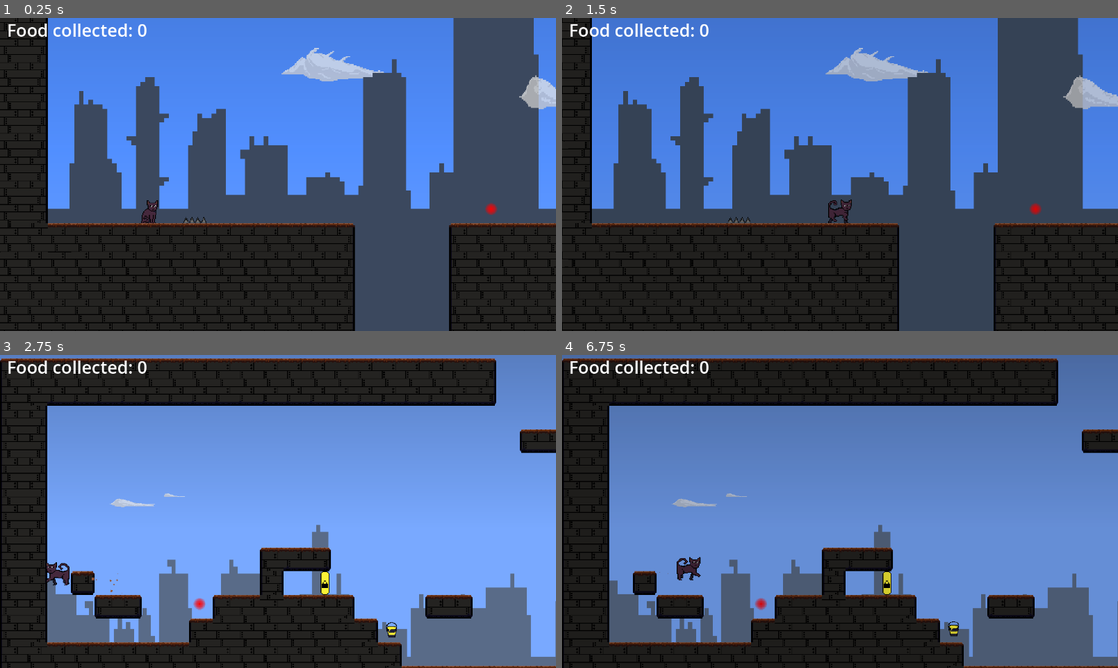
Above: before the commit, frames 1-4 (two rows, left to right).
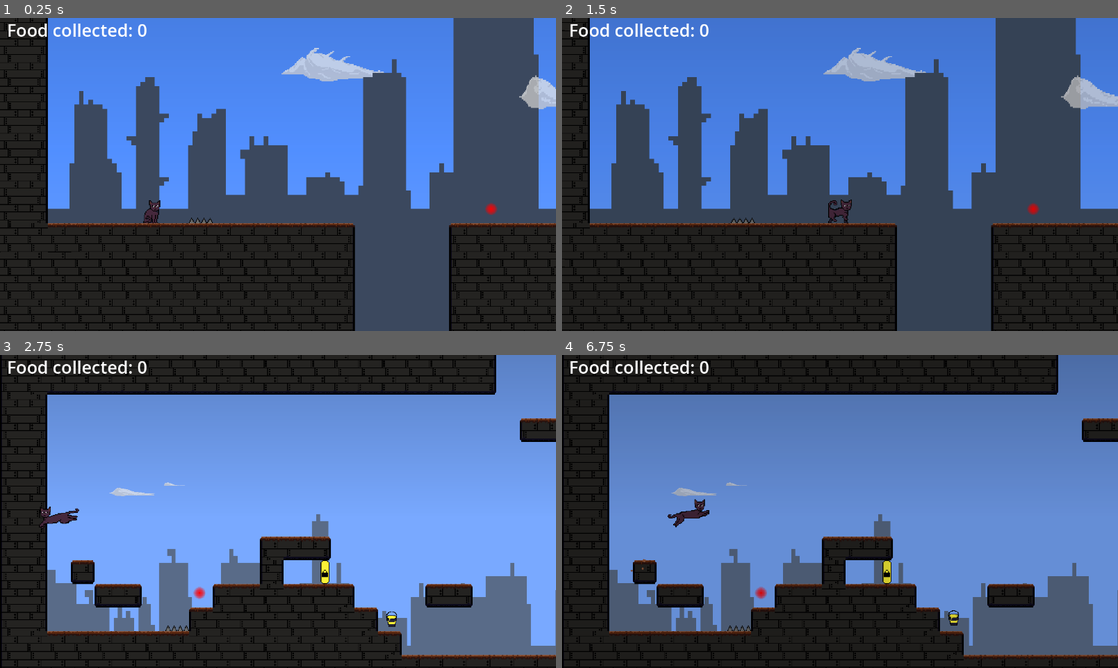
Above: after the commit, the same moments.

Repository: GillianZech/color-cat
Game: Godot game, scene res://Scenes/scene_controller.tscn
The game is run twice, just before and just after one commit, with the same random seed, the same clock (stepped at 60 frames per second) and the same inputs.
Inputs:
- Up to frame 1 (0.25 s): no input
- Up to frame 2 (1.5 s): tap Enter at 0.5 s; hold W (move_up) 0.53-1.28 s; hold D (move_right) from 0.53 s (still down); tap Alt (dev) at 1.35 s
- Up to frame 3 (2.75 s): tap W (move_up) at 1.52, 1.55, 1.82 s; release D (move_right) at 2.03 s; hold A (move_left) from 2.03 s (still down); hold W (move_up) from 2.03 s (still down)
- Up to frame 4 (6.75 s): release W (move_up) at 2.78 s; tap Alt (dev) at 2.85, 4.35, 5.85 s; tap W (move_up) at 3.02, 3.05, 3.32, 4.52, 4.55, 4.82, 6.02, 6.05, 6.32 s; hold W (move_up) 3.53-4.28 s; tap R (restart) at 4.15 s; release A (move_left) at 4.28 s; hold D (move_right) from 4.28 s (still down); hold W (move_up) 5.03-5.78 s; hold W (move_up) from 6.53 s (still down)

The runs differ from the first frame. In frame 1, 0.2% of the frame differs, in the area x 25-39%, y 58-66%; in frame 2, 5.1%; in frame 3, 21%, in the area x 0-100%, y 0-100%; in frame 4, 18%.

Commit message:
Made spikes and simplified level loading

Diff:
--- a/color_cat/Code/CharacterBody2D.gd
+++ b/color_cat/Code/CharacterBody2D.gd
@@ -10,6 +10,7 @@
 var DOORS_LOCKED = true
 var FOOD_COUNT
 var FOOD_APPEARED = false
+var DEAD = false
 
 @onready var ANIM_SPRITE = $CatSprite
 @onready var ANIM_PLAYER = $AnimationPlayer
@@ -76,59 +77,55 @@
 		ANIM_SPRITE.play("fall")
 # Code that runs every frame
 func _physics_process(_delta):
-	_animate()
-
-	# Set x variable of input to right - left
-	INPUT_VECTOR.x = Input.get_action_strength("move_right") - Input.get_action_strength("move_left")
-	INPUT_VECTOR.y = Input.get_action_strength("move_down") - Input.get_action_strength("move_up")
-
-	# adding gravity to y velocity
-	velocity.y += GRAVITY
-
-	if Input.is_action_just_pressed("move_up") and is_on_floor():
-		velocity.y = JUMP_STRENGTH
-		WALK_AUDIO.stop()
-		DUST_PARTICLES.emitting = false
-		JUMP_AUDIO.play()
-		JUMP_AUDIO.pitch_scale = randf_range(3.6, 4.0)
-		ANIM_PLAYER.seek(0)
-		ANIM_PLAYER.play("JumpSquish")
-		_jump_animation()
-
-	if Input.is_action_just_pressed("move_up") and not is_on_floor() and PAINT_COLOR == "Blue" and DJUMP_USED == false:
-		velocity.y = JUMP_STRENGTH
-		WALK_AUDIO.stop()
-		DUST_PARTICLES.emitting = false
-		JUMP_AUDIO.play()
-		JUMP_AUDIO.pitch_scale = randf_range(4.0, 4.2)
-		ANIM_PLAYER.seek(0)
-		ANIM_PLAYER.play("JumpSquish")
-		DJUMP_USED = true
-		_jump_animation()
-
-
-
-
-	if Input.is_action_pressed("move_right") and velocity.x < SPEED:
-		velocity.x += ACCELERATION
-		if WALK_AUDIO.playing == false:
-			WALK_AUDIO.play()
-		if is_on_floor() == false:
+	if not DEAD:
+		_animate()
+
+		# Set x variable of input to right - left
+		INPUT_VECTOR.x = Input.get_action_strength("move_right") - Input.get_action_strength("move_left")
+		INPUT_VECTOR.y = Input.get_action_strength("move_down") - Input.get_action_strength("move_up")
+
+		# adding gravity to y velocity
+		velocity.y += GRAVITY
+
+		if Input.is_action_just_pressed("move_up") and is_on_floor():
+			velocity.y = JUMP_STRENGTH
 			WALK_AUDIO.stop()
-
-	elif Input.is_action_pressed("move_left") and velocity.x > (SPEED*-1):
-		velocity.x -= ACCELERATION
-		if WALK_AUDIO.playing == false:
-			WALK_AUDIO.play()
-		if is_on_floor() == false:
+			DUST_PARTICLES.emitting = false
+			JUMP_AUDIO.play()
+			JUMP_AUDIO.pitch_scale = randf_range(3.6, 4.0)
+			ANIM_PLAYER.seek(0)
+			ANIM_PLAYER.play("JumpSquish")
+			_jump_animation()
+
+		if Input.is_action_just_pressed("move_up") and not is_on_floor() and PAINT_COLOR == "Blue" and DJUMP_USED == false:
+			velocity.y = JUMP_STRENGTH
 			WALK_AUDIO.stop()
-	else:
-		velocity.x = lerpf(velocity.x, 0.0, 0.4)
-
-
-
-	# move the character according to velocity
-	move_and_slide()
+			DUST_PARTICLES.emitting = false
+			JUMP_AUDIO.play()
+			JUMP_AUDIO.pitch_scale = randf_range(4.0, 4.2)
+			ANIM_PLAYER.seek(0)
+			ANIM_PLAYER.play("JumpSquish")
+			DJUMP_USED = true
+			_jump_animation()
+
+		if Input.is_action_pressed("move_right") and velocity.x < SPEED:
+			velocity.x += ACCELERATION
+			if WALK_AUDIO.playing == false:
+				WALK_AUDIO.play()
+			if is_on_floor() == false:
+				WALK_AUDIO.stop()
+
+		elif Input.is_action_pressed("move_left") and velocity.x > (SPEED*-1):
+			velocity.x -= ACCELERATION
+			if WALK_AUDIO.playing == false:
+				WALK_AUDIO.play()
+			if is_on_floor() == false:
+				WALK_AUDIO.stop()
+		else:
+			velocity.x = lerpf(velocity.x, 0.0, 0.4)
+
+		# move the character according to velocity
+		move_and_slide()
 
 func _animate():
 	if INPUT_VECTOR.x > 0:
@@ -152,8 +149,15 @@
 	if INPUT_VECTOR.x > 0:
 		ANIM_SPRITE.flip_h = false
 
-
-
+func _die():
+	DEAD = true
+	ANIM_PLAYER.play("Death")
+	get_parent().get_parent()._restart()
+	FOOD_APPEARED = false
+	DOORS_LOCKED = true
+	get_node("Death").play()
+	_reset()
+	DEAD = false
 
 func _change_color(NEW_COLOR):
 	PAINT_COLOR = NEW_COLOR
--- a/color_cat/Code/EndArea.gd
+++ b/color_cat/Code/EndArea.gd
@@ -17,8 +17,8 @@
 func _on_body_entered(body):
 	if visible:
 		visible = false
+		$AudioStreamPlayer2D.play()
 		get_parent().get_parent()._update_scene(NEXT_LEVEL)
-		$AudioStreamPlayer2D.play()
 		body._reset()
 		body.FOOD_APPEARED = false
 		body.DOORS_LOCKED = true
--- a/color_cat/Code/SceneController.gd
+++ b/color_cat/Code/SceneController.gd
@@ -16,12 +16,17 @@
 func _physics_process(_delta):
 	if Input.is_action_just_pressed("restart"):
 		get_node("Restart").play()
-		_update_scene(CURRENT_LEVEL_NAME)
+		_restart()
 
 func _update_scene(NEXT_DESTINATION_NAME):
 	NEXT_LEVEL_NAME = NEXT_DESTINATION_NAME
 	ADVANCING = true
 	ANIM.play("fade_in")
+
+func _restart():
+	ADVANCING = false
+	ANIM.play("fade_in")
+	#_update_scene(CURRENT_LEVEL_NAME)
 
 func _on_animation_player_animation_finished(anim_name):
 	if anim_name == "fade_in":
@@ -34,3 +39,11 @@
 			CURRENT_LEVEL_NAME = NEXT_LEVEL_NAME
 			CURRENT_LEVEL.visible = true
 			ANIM.play("fade_out")
+		else:
+			RELOAD = load("res://Scenes/" + CURRENT_LEVEL_NAME + (".tscn")).instantiate()
+			RELOAD.visible = false
+			add_child(RELOAD)
+			CURRENT_LEVEL.queue_free()
+			CURRENT_LEVEL = RELOAD
+			CURRENT_LEVEL.visible = true
+			ANIM.play("fade_out")
--- a/color_cat/Code/Spike.gd
+++ b/color_cat/Code/Spike.gd
@@ -1,10 +1,12 @@
 extends Area2D
 
-@export var THIS_LEVEL: String = "Level1"
+#@export var THIS_LEVEL: String = "Level1"
 
 func _on_body_entered(body):
-	get_parent().get_parent().get_parent()._update_scene(THIS_LEVEL)
-	body.FOOD_APPEARED = false
-	body.DOORS_LOCKED = true
-	get_node("Death").play()
-	body._reset()
+	body._die()
+
+	#get_parent().get_parent().get_parent()._update_scene(THIS_LEVEL)
+	#body.FOOD_APPEARED = false
+	#body.DOORS_LOCKED = true
+	#get_node("Death").play()
+	#body._reset()
--- a/color_cat/Scenes/Cat.tscn
+++ b/color_cat/Scenes/Cat.tscn
@@ -1,10 +1,11 @@
-[gd_scene load_steps=31 format=3 uid="uid://c0judastlvqt1"]
+[gd_scene load_steps=33 format=3 uid="uid://c0judastlvqt1"]
 
 [ext_resource type="Script" path="res://Code/CharacterBody2D.gd" id="1_8abq4"]
 [ext_resource type="Texture2D" uid="uid://dp31bok0hrsxi" path="res://Assets/cat_sprite_sheet.png" id="2_oq7j7"]
 [ext_resource type="Texture2D" uid="uid://dascpsjcm6hc7" path="res://Assets/cat_jump.png" id="2_oy5ub"]
 [ext_resource type="AudioStream" uid="uid://ccahguhaa0r55" path="res://Sounds/quack.ogg" id="3_vflh0"]
 [ext_resource type="AudioStream" uid="uid://cm5ttk4t88ag8" path="res://Sounds/pawing.ogg" id="4_msema"]
+[ext_resource type="AudioStream" uid="uid://b5y1fgkb5iplb" path="res://Sounds/weramp.ogg" id="6_h80cd"]
 
 [sub_resource type="AtlasTexture" id="AtlasTexture_j3am3"]
 atlas = ExtResource("2_oy5ub")
@@ -165,6 +166,43 @@
 [sub_resource type="CapsuleShape2D" id="CapsuleShape2D_0h33d"]
 radius = 28.0
 height = 56.0
+
+[sub_resource type="Animation" id="Animation_ea8a2"]
+resource_name = "Death"
+length = 0.4
+tracks/0/type = "bezier"
+tracks/0/imported = false
+tracks/0/enabled = true
+tracks/0/path = NodePath("CatSprite:rotation")
+tracks/0/interp = 1
+tracks/0/loop_wrap = true
+tracks/0/keys = {
+"handle_modes": PackedInt32Array(0, 0),
+"points": PackedFloat32Array(0, -0.25, 0, 0.25, 0, 6.28319, -0.25, 0, 0.25, 0),
+"times": PackedFloat32Array(0, 0.4)
+}
+tracks/1/type = "bezier"
+tracks/1/imported = false
+tracks/1/enabled = true
+tracks/1/path = NodePath("CatSprite:scale:x")
+tracks/1/interp = 1
+tracks/1/loop_wrap = true
+tracks/1/keys = {
+"handle_modes": PackedInt32Array(0, 0),
+"points": PackedFloat32Array(2, -0.25, 0, 0.25, 0, 0.5, -0.25, 0, 0.25, 0),
+"times": PackedFloat32Array(0, 0.4)
+}
+tracks/2/type = "bezier"
+tracks/2/imported = false
+tracks/2/enabled = true
+tracks/2/path = NodePath("CatSprite:scale:y")
+tracks/2/interp = 1
+tracks/2/loop_wrap = true
+tracks/2/keys = {
+"handle_modes": PackedInt32Array(0, 0),
+"points": PackedFloat32Array(2, -0.25, 0, 0.25, 0, 0.5, -0.25, 0, 0.25, 0),
+"times": PackedFloat32Array(0, 0.4)
+}
 
 [sub_resource type="Animation" id="Animation_ixj0i"]
 resource_name = "JumpSquish"
@@ -216,9 +254,21 @@
 "points": PackedFloat32Array(2, -0.25, 0, 0.25, 0),
 "times": PackedFloat32Array(0)
 }
+tracks/2/type = "bezier"
+tracks/2/imported = false
+tracks/2/enabled = true
+tracks/2/path = NodePath("CatSprite:rotation")
+tracks/2/interp = 1
+tracks/2/loop_wrap = true
+tracks/2/keys = {
+"handle_modes": PackedInt32Array(0),
+"points": PackedFloat32Array(0, -0.25, 0, 0.25, 0),
+"times": PackedFloat32Array(0)
+}
 
 [sub_resource type="AnimationLibrary" id="AnimationLibrary_p231f"]
 _data = {
+"Death": SubResource("Animation_ea8a2"),
 "JumpSquish": SubResource("Animation_ixj0i"),
 "RESET": SubResource("Animation_srcs7")
 }
@@ -229,7 +279,7 @@
 
 [node name="Cat" type="CharacterBody2D"]
 position = Vector2(225, 224)
-collision_mask = 18
+collision_mask = 146
 script = ExtResource("1_8abq4")
 
 [node name="Camera2D" type="Camera2D" parent="."]
@@ -283,3 +333,6 @@
 scale_amount_max = 8.0
 scale_amount_curve = SubResource("Curve_vt6vl")
 color = Color(0.560784, 0.337255, 0.231373, 1)
+
+[node name="Death" type="AudioStreamPlayer2D" parent="."]
+stream = ExtResource("6_h80cd")
--- a/color_cat/Scenes/DeathPlane.gd
+++ b/color_cat/Scenes/DeathPlane.gd
@@ -1,6 +1,6 @@
 extends Area2D
 
-@export var THIS_LEVEL: String = "Level1"
+#@export var THIS_LEVEL: String = "Level1"
 # Called when the node enters the scene tree for the first time.
 func _ready():
 	pass # Replace with function body.
@@ -12,8 +12,9 @@
 
 # When body passes through it, reset the level.
 func _on_body_entered(body):
-	get_parent().get_parent()._update_scene(THIS_LEVEL)
-	body.FOOD_APPEARED = false
-	body.DOORS_LOCKED = true
-	get_node("Death").play()
-	body._reset()
+	body._die()
+	#get_parent().get_parent()._update_scene(THIS_LEVEL)
+	#body.FOOD_APPEARED = false
+	#body.DOORS_LOCKED = true
+	#get_node("Death").play()
+	#body._reset()
--- a/color_cat/Scenes/EndArea.tscn
+++ b/color_cat/Scenes/EndArea.tscn
@@ -79,6 +79,7 @@
 }]
 
 [node name="EndArea" type="Area2D"]
+collision_layer = 256
 script = ExtResource("1_h8wq0")
 
 [node name="CollisionShape2D" type="CollisionShape2D" parent="."]
--- a/color_cat/Scenes/Laser.gd
+++ b/color_cat/Scenes/Laser.gd
@@ -26,11 +26,6 @@
 		timer.one_shot = true
 		timer.timeout.connect(_on_timer_timeout)
 		timer.start()
-		#if body.CURRENT_LASER >= 3:
-			#body.get_parent().get_node("EndArea").visible = true
-		#else:
-			#body.CURRENT_LASER += 1
-			#body.get_parent().get_node("Lasers").get_child(body.CURRENT_LASER).visible = true
 
 @onready var cat = self.get_parent().get_parent().get_node("Cat")
 func _on_timer_timeout():
@@ -40,6 +35,7 @@
 		cat.CURRENT_LASER += 1
 		get_parent().get_child(cat.CURRENT_LASER).visible = true
 
+# my attempt at automating laser animations
 #func _move(cat):
 	#var animPlayer = AnimationPlayer.new()
 	#add_child(animPlayer)
--- a/color_cat/Scenes/Level1.tscn
+++ b/color_cat/Scenes/Level1.tscn
@@ -186,7 +186,6 @@
 [sub_resource type="TileSet" id="TileSet_3npim"]
 tile_size = Vector2i(32, 32)
 physics_layer_0/collision_layer = 2
-physics_layer_0/collision_mask = 17
 terrain_set_0/mode = 0
 terrain_set_0/terrain_0/name = "Steel"
 terrain_set_0/terrain_0/color = Color(0.184314, 1, 0.2, 1)
@@ -1305,7 +1304,7 @@
 texture = ExtResource("23_610m7")
 
 [node name="Cat" parent="." instance=ExtResource("2_dl4qo")]
-position = Vector2(402, 288)
+position = Vector2(408, 288)
 
 [node name="Buckets" type="Node2D" parent="."]
 
@@ -1795,7 +1794,16 @@
 [node name="Spikes" type="Node2D" parent="."]
 
 [node name="Spike" parent="Spikes" instance=ExtResource("34_38fuf")]
-position = Vector2(497, 255)
+position = Vector2(512, 256)
+
+[node name="Spike2" parent="Spikes" instance=ExtResource("34_38fuf")]
+position = Vector2(1984, 256)
+
+[node name="Spike3" parent="Spikes" instance=ExtResource("34_38fuf")]
+position = Vector2(2048, 256)
+
+[node name="Spike4" parent="Spikes" instance=ExtResource("34_38fuf")]
+position = Vector2(6656, 128)
 
 [connection signal="body_entered" from="Buckets/PaintBucket" to="Buckets/PaintBucket" method="_on_body_entered"]
 [connection signal="animation_finished" from="Buckets/PaintBucket/BucketSprite" to="Buckets/PaintBucket" method="_on_bucket_sprite_animation_finished"]
--- a/color_cat/Scenes/Level2.tscn
+++ b/color_cat/Scenes/Level2.tscn
@@ -28,6 +28,7 @@
 [ext_resource type="Texture2D" uid="uid://tupvedaynm2k" path="res://Assets/background/SCS_Clouds_Daytime_01.png" id="22_cb470"]
 [ext_resource type="Texture2D" uid="uid://bqucq1marii71" path="res://Assets/background/SCS_Clouds_Daytime_02.png" id="23_6r03g"]
 [ext_resource type="AudioStream" uid="uid://c0lpt3ae8jucd" path="res://Sounds/laser.ogg" id="23_x3uet"]
+[ext_resource type="PackedScene" uid="uid://dkwnokg50alof" path="res://Scenes/Spike.tscn" id="29_fudnf"]
 
 [sub_resource type="TileSetAtlasSource" id="TileSetAtlasSource_mpuo8"]
 texture = ExtResource("1_4jqht")
@@ -1216,7 +1217,7 @@
 layer_0/tile_data = PackedInt32Array(524298, 65538, 1, 524297, 65538, 1, 524296, 65538, 1, 524295, 65538, 1, 524294, 65 …(10150 unchanged characters)…
 
 [node name="Cat" parent="." instance=ExtResource("2_s1q7x")]
-position = Vector2(225, 194)
+position = Vector2(224, 224)
 
 [node name="Food" type="Node2D" parent="."]
 
@@ -1566,7 +1567,6 @@
 scale = Vector2(3.08, 1)
 collision_layer = 64
 script = ExtResource("17_dn77p")
-THIS_LEVEL = "Level2"
 
 [node name="CollisionShape2D" type="CollisionShape2D" parent="DeathPlane"]
 position = Vector2(-1294.34, 0)
@@ -1575,6 +1575,11 @@
 
 [node name="Death" type="AudioStreamPlayer2D" parent="DeathPlane"]
 stream = ExtResource("18_5ujqm")
+
+[node name="Spikes" type="Node2D" parent="."]
+
+[node name="Spike" parent="Spikes" instance=ExtResource("29_fudnf")]
+position = Vector2(448, 384)
 
 [connection signal="body_entered" from="Food/Can" to="Food/Can" method="_on_body_entered"]
 [connection signal="body_entered" from="Food/Can2" to="Food/Can2" method="_on_body_entered"]
--- a/color_cat/Scenes/Level3.tscn
+++ b/color_cat/Scenes/Level3.tscn
@@ -797,7 +797,6 @@
 scale = Vector2(2.12, 1)
 collision_layer = 64
 script = ExtResource("17_wj3jp")
-THIS_LEVEL = "Level3"
 
 [node name="CollisionShape2D" type="CollisionShape2D" parent="DeathPlane"]
 position = Vector2(-378.538, 0)
--- a/color_cat/Scenes/Spike.tscn
+++ b/color_cat/Scenes/Spike.tscn
@@ -5,19 +5,19 @@
 [ext_resource type="AudioStream" uid="uid://b5y1fgkb5iplb" path="res://Sounds/weramp.ogg" id="3_3wb7w"]
 
 [sub_resource type="RectangleShape2D" id="RectangleShape2D_3bc3g"]
-size = Vector2(61.5, 10.5)
+size = Vector2(64, 10.25)
 
 [node name="Spike" type="Area2D"]
 collision_layer = 128
 script = ExtResource("1_6exv4")
 
 [node name="SpikeSprite" type="Sprite2D" parent="."]
-scale = Vector2(2, 2)
+scale = Vector2(2.0625, 2)
 texture = ExtResource("1_mqw5y")
 centered = false
 
 [node name="CollisionShape2D" type="CollisionShape2D" parent="."]
-position = Vector2(31, 59)
+position = Vector2(32, 58.875)
 shape = SubResource("RectangleShape2D_3bc3g")
 
 [node name="Death" type="AudioStreamPlayer2D" parent="."]
--- a/color_cat/project.godot
+++ b/color_cat/project.godot
@@ -69,6 +69,7 @@
 2d_physics/layer_6="lasers"
 2d_physics/layer_7="deathplane"
 2d_physics/layer_8="spikes"
+2d_physics/layer_9="endarea"
 
 [rendering]
 
Not shown: 1 places in color_cat/Scenes/Level2.tscn that only renumber resources
